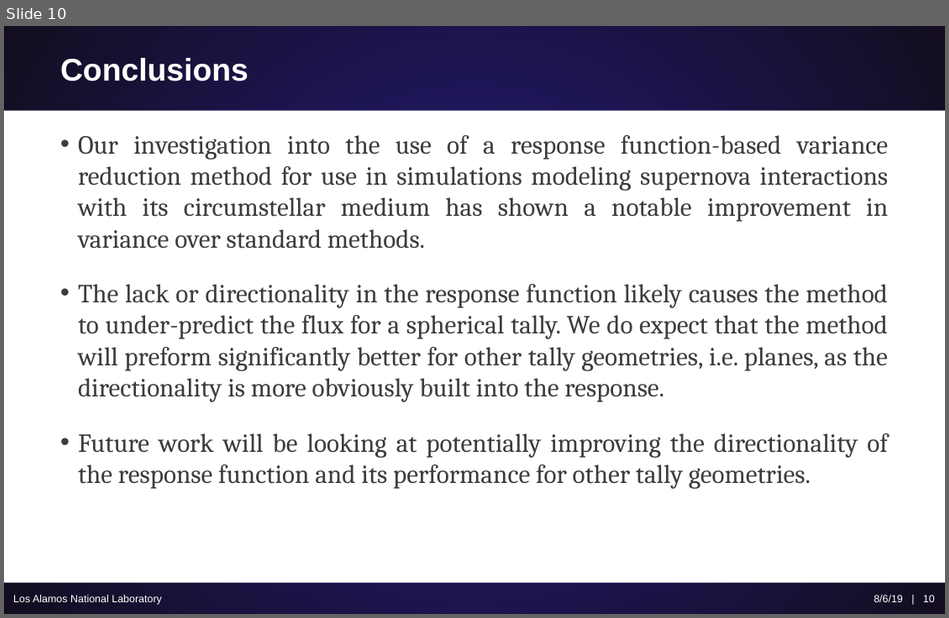
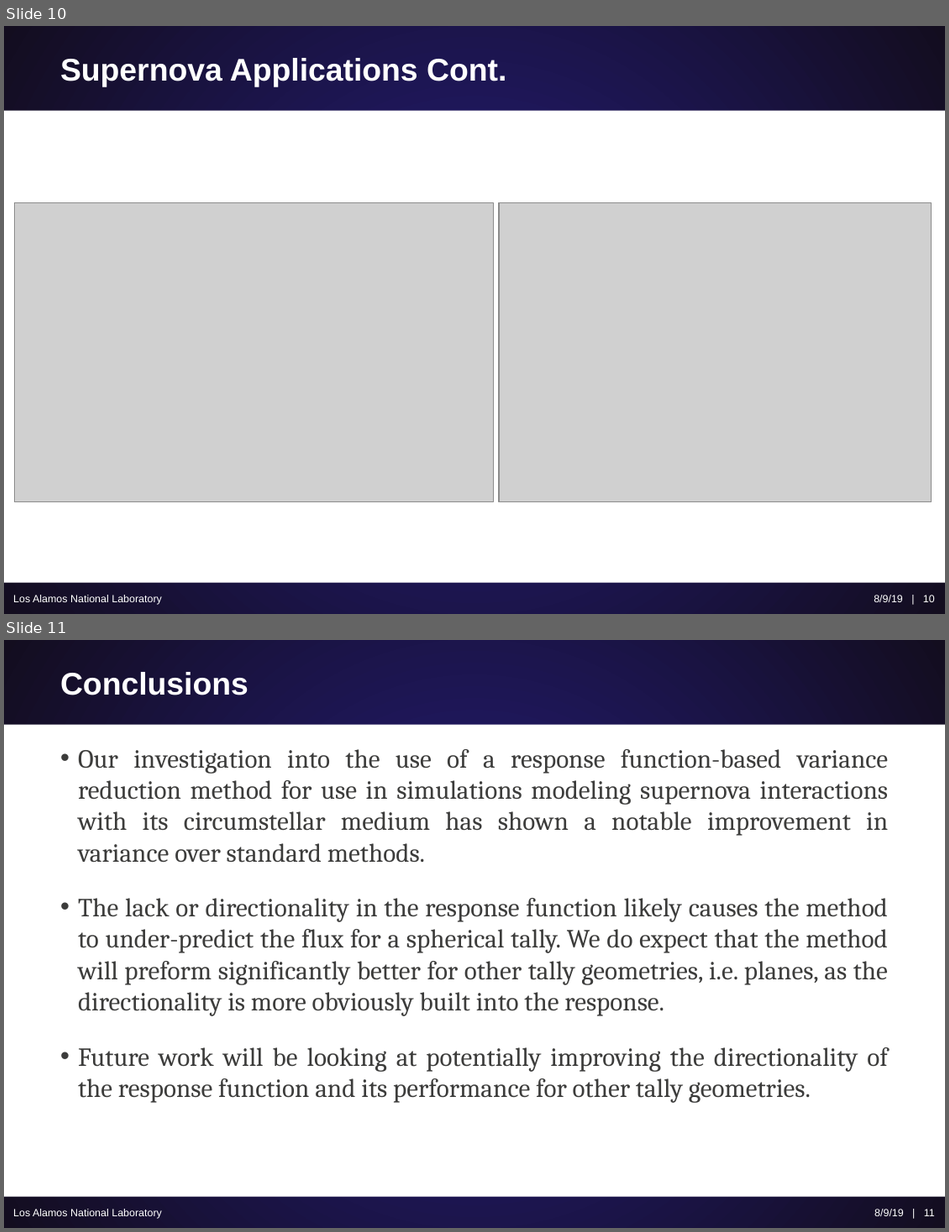
Before and after one commit to ScottCampbellBoise/XCP_Workshop_Report, a slide deck: Poster and Presentation/Campbell_Scott_Variance_Reduction.pptx. Shown one above the other, each under a label of ours: slide 10 before the commit, slides 10 and 11 after it. The pictures are 949x618 and 949x1232 pixels, drawn with LibreOffice and Linux fonts; fonts in the diff are those of the drawing; grey boxes stand for pictures. Boxes give left, top, right and bottom in pixels: in the first picture for what was removed or moved away, otherwise in the second. Text is boxed around its words. In the diff, an @@ line names an element or a change of style, - is before the commit and + after.

Commit message:
Updaed the CCS Presentation

```diff
--- a/Poster and Presentation/Campbell_Scott_Variance_Reduction.pptx
+++ b/Poster and Presentation/Campbell_Scott_Variance_Reduction.pptx
@@ slide 10 added at [4,26,945,614], background gradient #251D7D to #130D1F; not listed: 1 template element that a slide beside it also shows @@
@@ title added at [60,58,506,86], 24 pt, text #FFFFFF, bold @@
+Supernova Applications Cont.
@@ picture added at [14,203,493,502] @@
@@ picture added at [499,203,931,502] @@
@@ text added at [13,595,162,605], 8 pt, text #FFFFFF @@
+Los Alamos National Laboratory
@@ text added at [873,595,935,602], 8 pt, text #FFFFFF @@
+8/9/19 | 10
@@ what was slide 10 is now slide 11 @@
@@ text at [874,1209,935,1216]: text changed @@
-8/6/19 | 10
+8/9/19 | 11
```
Also in this commit, not shown: 2 other files.
